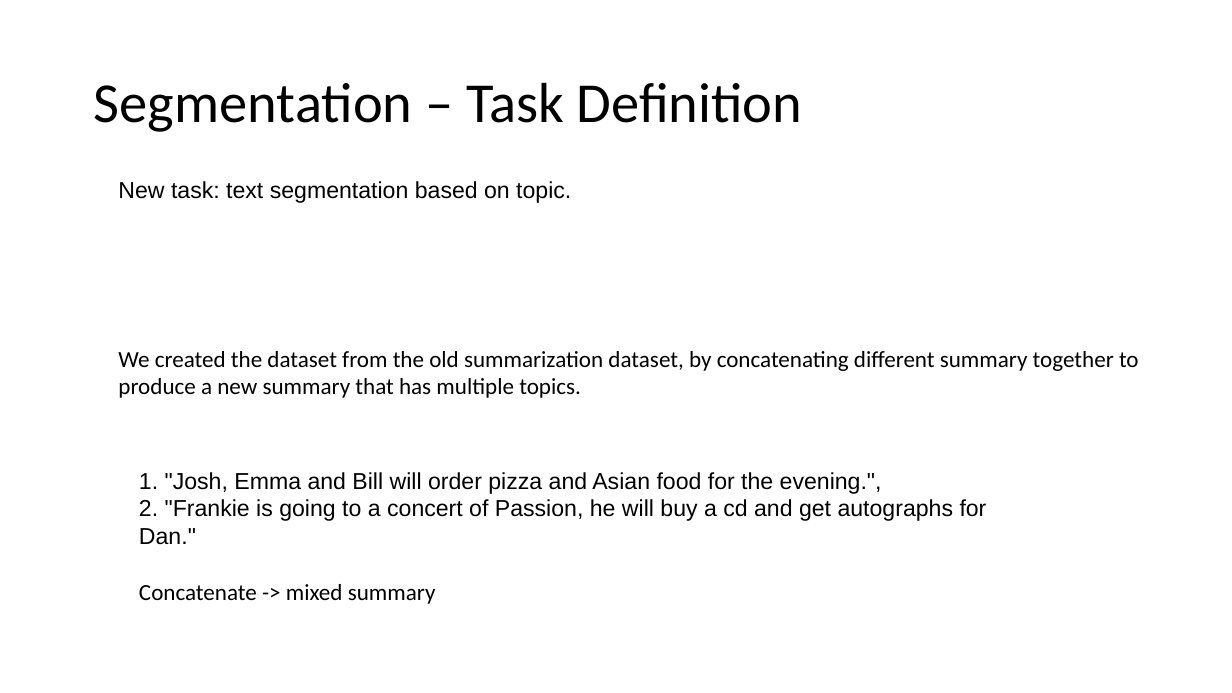
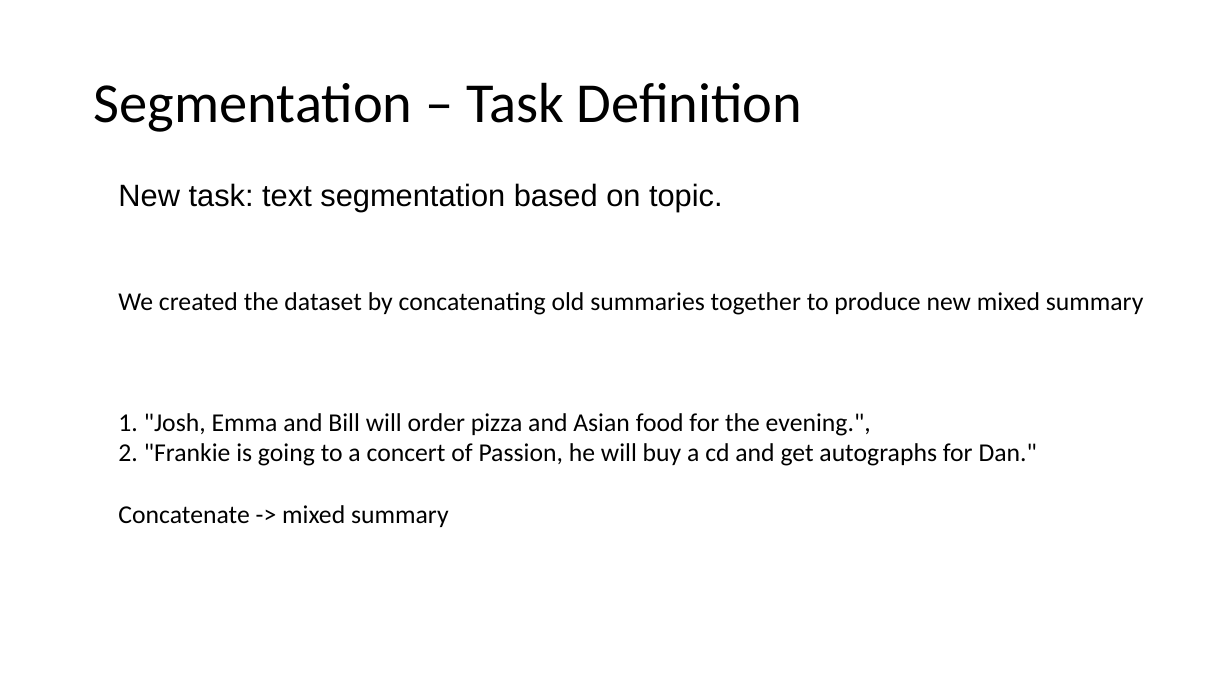
Before and after one commit to Astonzzh/slide, a slide deck: slide 25 of presentation1.pptx. Drawn at 1232x693 pixels with LibreOffice and Linux fonts; fonts in the diff are those of the drawing. Boxes give left, top, right and bottom in pixels: in the first picture for what was removed or moved away, otherwise in the second. Text is boxed around its words. In the diff, an @@ line names an element or a change of style, - is before the commit and + after.

```diff
--- a/presentation1.pptx
+++ b/presentation1.pptx
@@ text "New task: text segmentation based ..." at [118,183,723,211]: size 18 to 24 pt @@
@@ text at [118,292,1144,315]: text changed; size 18 to 20 pt @@
-We created the dataset from the old summarization dataset, by concatenating different summary together to produce a new summary that has multiple topics.
+We created the dataset by concatenating old summaries together to produce new mixed summary
@@ text "1. "Josh, Emma and Bill ...": place and size @@
-text "1. "Josh, Emma and Bill ..." at [139,472,987,545]
+text "1. "Josh, Emma and Bill ..." at [118,413,1037,527]
@@ text "1. "Josh, Emma and Bill ..." at [118,413,1037,527]: size 18 to 20 pt; font Arial to Calibri in "1. "Josh, Emma and Bill will order ..." @@
```
Also in this commit, not shown: 30 other slides changed, 2 slides added, 1 slide removed.
